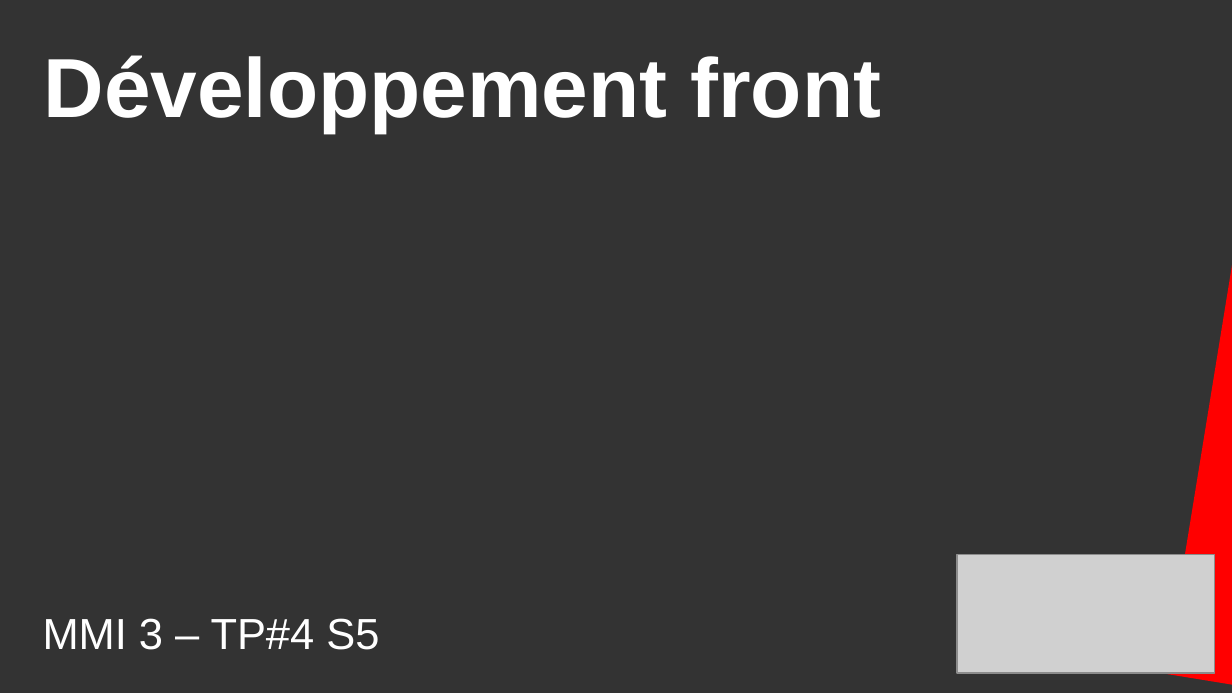
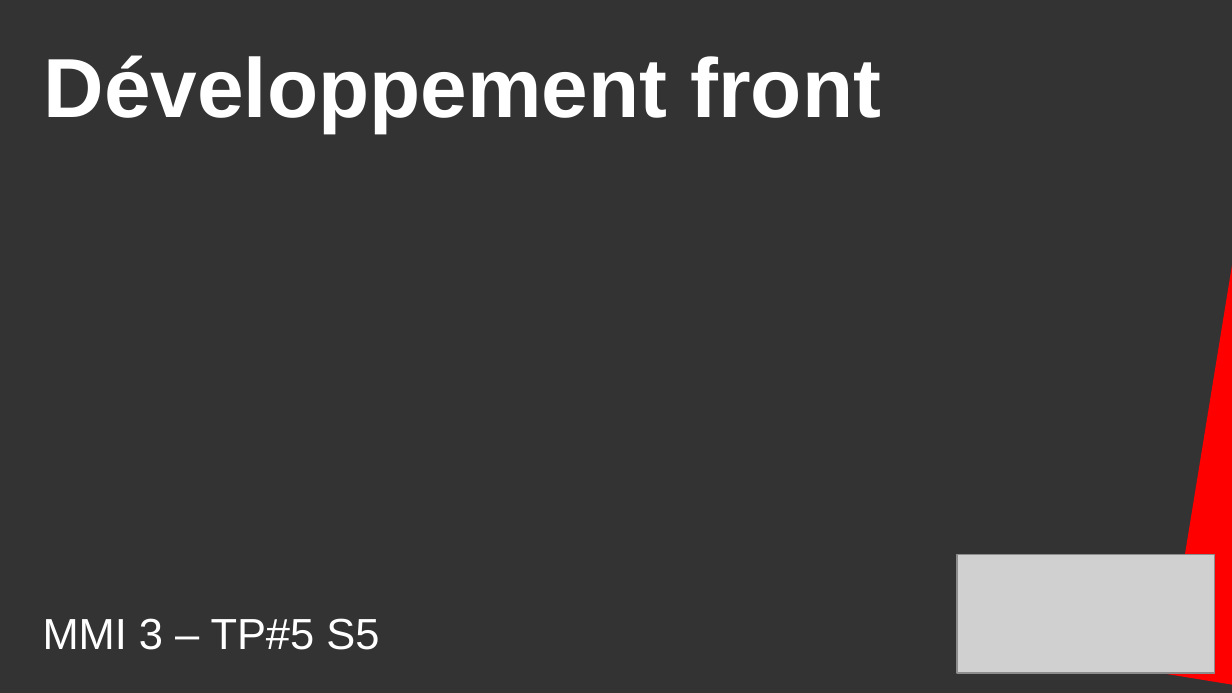
Before and after one commit to DanYellow/cours, a slide deck: slide 1 of developpement-front-s5/travaux-pratiques/numero-5/presentation.odp. Drawn at 1232x693 pixels with LibreOffice and Linux fonts; fonts in the diff are those of the drawing; grey boxes stand for pictures. Boxes give left, top, right and bottom in pixels: in the first picture for what was removed or moved away, otherwise in the second. Text is boxed around its words. In the diff, an @@ line names an element or a change of style, - is before the commit and + after.

```diff
--- a/developpement-front-s5/travaux-pratiques/numero-5/presentation.odp
+++ b/developpement-front-s5/travaux-pratiques/numero-5/presentation.odp
@@ text at (43, 618, 379, 650): text changed @@
-MMI 3 – TP#4 S5
+MMI 3 – TP#5 S5
```
Also in this commit, not shown: 1 other slide changed, 4 other files.
